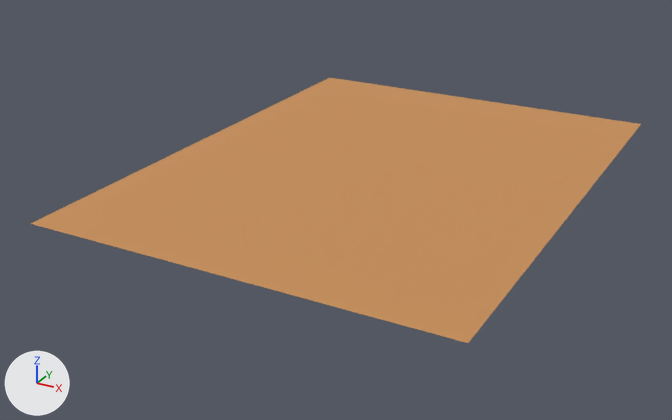
The FBX model Pass Or Fail/Assets/Zain_Meta/Meta-Assets/Dream-School-Final/FBX/Class Roof.fbx: old version first, new version second.
Rendered twice from a camera (50 mm lens) standing at (14.54, -19.42, 8.31) and looking at (4.33, -0.86, -0.97). The axes (+X, +Y, +Z) are drawn at lower left. The lights are the same throughout.

The scene before the commit, as lines of its bpy script (objects in view):
```python
me_mesh = bpy.data.meshes.new('Mesh')
me_mesh.from_pydata(...)  # 4 vertices, 1 face; spans x 0.0..50.1, y 0.0, z -33.0..33.0
me_mesh.materials.append(mat_atles_texture)  # picture img_atles_texture_tif
ob_class_roof = bpy.data.objects.new('Class Roof', me_mesh)
ob_class_roof.location = (0.0, 0.0, 0.0)
ob_class_roof.rotation_euler = (1.571, 0.0, 0.0)  # degrees (90, 0, 0)
ob_class_roof.scale = (0.2, 0.2, 0.2)
```
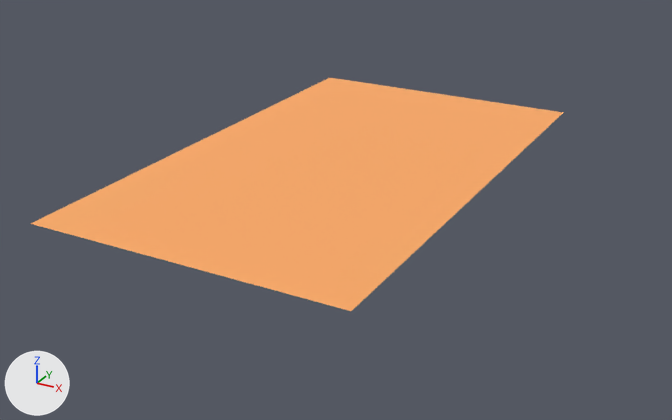
The change, as JSON lines over the scene's bpy script:
```json
{"block": "me_mesh", "where": "me_mesh.from_pydata(...)  # 4 vertices, 1 face; spans x 0.0..50.1, y 0.0, z -33.0..33.0"}
{"block": "me_mesh", "where": "# used by ob_class_roof; location = (0.0, 0.0, 0.0); rotation_euler = (1.571, 0.0, 0.0), in degrees (90, 0, 0); scale = (0.2, 0.2, 0.2)"}
{"block": "me_mesh", "change": "me_mesh part 1: texture (UV) coordinates of 1 of 1 face, centred in x 25.0, y 0.0, z 0.0, changed; they spanned u 0.75..0.76, v 0.33..0.34 and now span u 0.65..0.65, v 0.23..0.23"}
{"op": "set", "path": "ob_class_roof.scale", "old": "(0.2, 0.2, 0.2)", "new": "(0.156, 0.2, 0.2)"}
```

Boxes [x1, y1, x2, y2] around the edits, measured in the pictures (672 x 420 px):
```json
{"object": "Class Roof", "change": "surface changed, rescaled", "before": [31, 78, 641, 343], "after": [31, 78, 564, 311], "on screen": "13% narrower, 12% shorter"}
```
